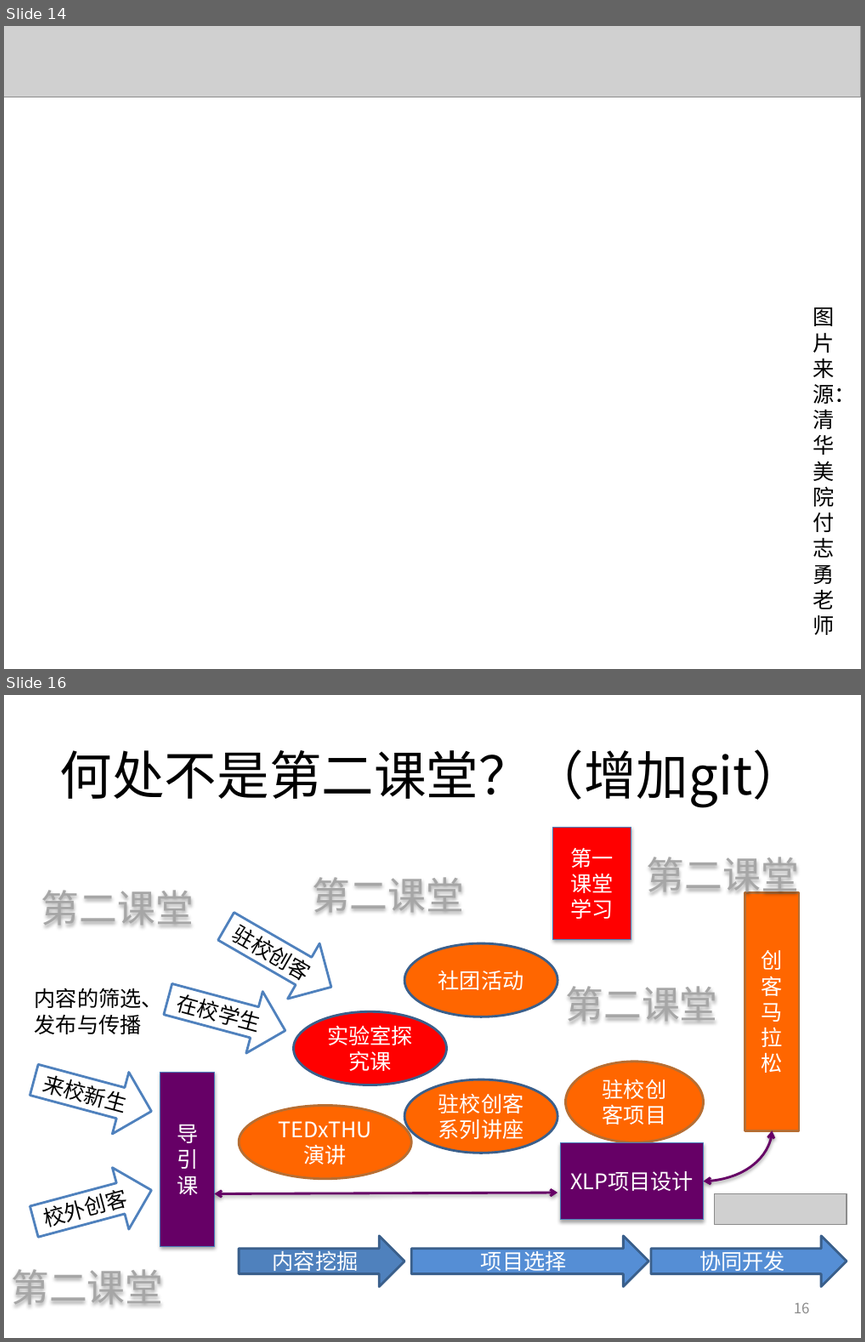
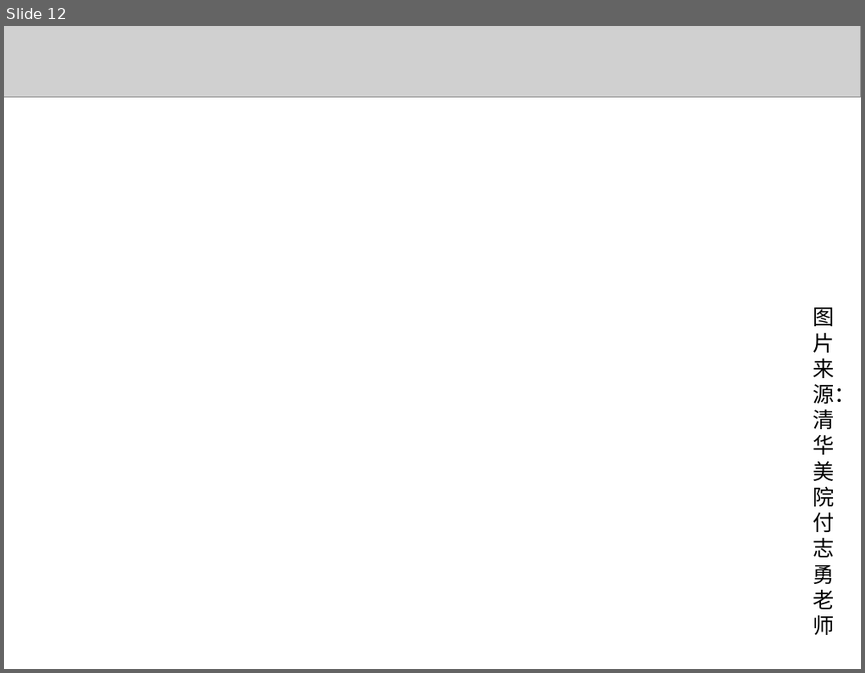
Before and after one commit to woodyme/2014JanXLP, a slide deck: 课程方案/XLP_WorkFLow_CHN.pptx. Shown one above the other, each under a label of ours: slides 14 and 16 before the commit, slide 12 after it; the slides between them are not shown. The pictures are 865x1342 and 865x673 pixels, drawn with LibreOffice and Linux fonts; fonts in the diff are those of the drawing; grey boxes stand for pictures; background and template pictures are left out. Boxes give left, top, right and bottom in pixels: in the first picture for what was removed or moved away, otherwise in the second. Text is boxed around its words. In the diff, an @@ line names an element or a change of style, - is before the commit and + after.

Commit message:
add photos

```diff
--- a/课程方案/XLP_WorkFLow_CHN.pptx
+++ b/课程方案/XLP_WorkFLow_CHN.pptx
@@ slide 16 removed at box(4, 695, 861, 1338), background #FFFFFF @@
@@ title removed at box(60, 749, 805, 808) @@
-何处不是第二课堂？（增加git）
@@ rectangle removed at box(553, 827, 631, 939) @@
-第一课堂学习
@@ text removed at box(647, 857, 799, 899) @@
-第二课堂
@@ text removed at box(41, 890, 194, 926) @@
-第二课堂
@@ right arrow removed at box(211, 898, 347, 1015) @@
-驻校创客
@@ text removed at box(312, 877, 464, 913) @@
-第二课堂
@@ rectangle removed at box(745, 892, 799, 1130) @@
-创客马拉松
@@ ellipse removed at box(404, 943, 557, 1017) @@
-社团活动
@@ right arrow removed at box(160, 968, 294, 1061) @@
-在校学生
@@ text removed at box(35, 987, 163, 1034) @@
-内容的筛选、发布与传播
@@ text removed at box(565, 986, 717, 1022) @@
-第二课堂
@@ ellipse removed at box(294, 1011, 447, 1085) @@
-实验室探究课
@@ right arrow removed at box(26, 1049, 160, 1141) @@
-来校新生
@@ rectangle removed at box(160, 1072, 215, 1246) @@
-导引课
@@ ellipse removed at box(565, 1061, 704, 1142) @@
-驻校创客项目
@@ ellipse removed at box(404, 1080, 557, 1153) @@
-驻校创客系列讲座
@@ ellipse removed at box(239, 1106, 411, 1179) @@
-TEDxTHU演讲
@@ rectangle removed at box(560, 1143, 704, 1219) @@
-XLP项目设计
@@ curved double arrow removed from (704, 1181) to (772, 1130) @@
@@ right arrow removed at box(26, 1159, 160, 1252) @@
-校外创客
@@ double arrow removed from (214, 1194) to (557, 1192) @@
@@ picture removed at box(714, 1194, 846, 1224) @@
@@ right arrow removed at box(239, 1236, 404, 1287) @@
-内容挖掘
@@ right arrow removed at box(411, 1236, 648, 1287) @@
-项目选择
@@ right arrow removed at box(651, 1236, 846, 1287) @@
-协同开发
@@ text removed at box(11, 1269, 163, 1304) @@
-第二课堂
@@ page number removed at box(794, 1302, 810, 1313) @@
-16
@@ what was slide 14 is now slide 12 @@
```
Also in this commit, not shown: 11 slides changed, 1 slide added, 2 other slides removed.
